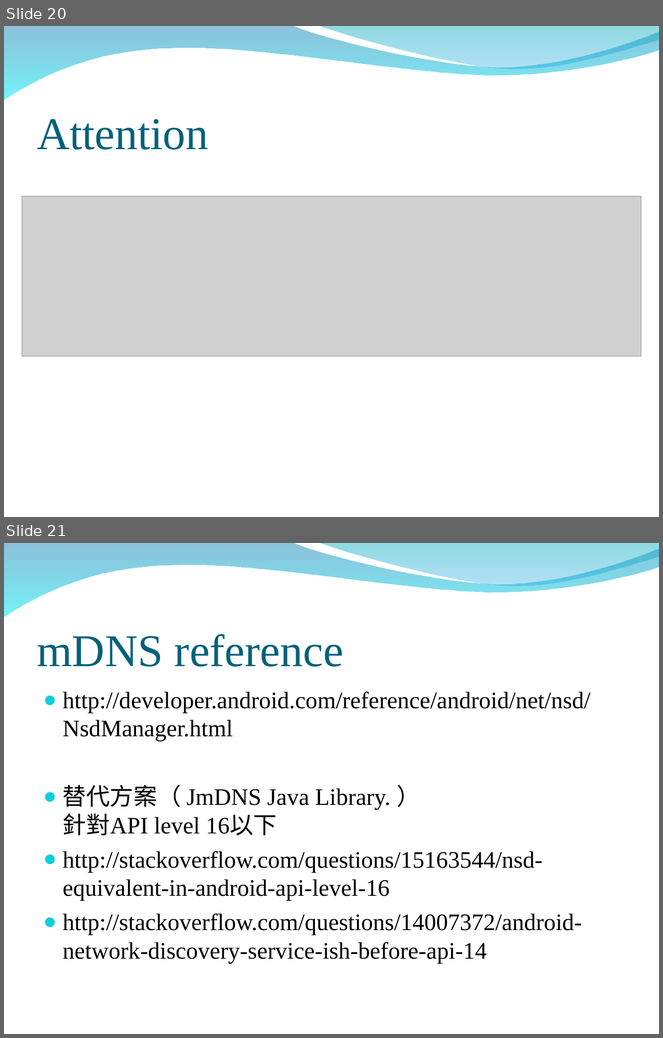
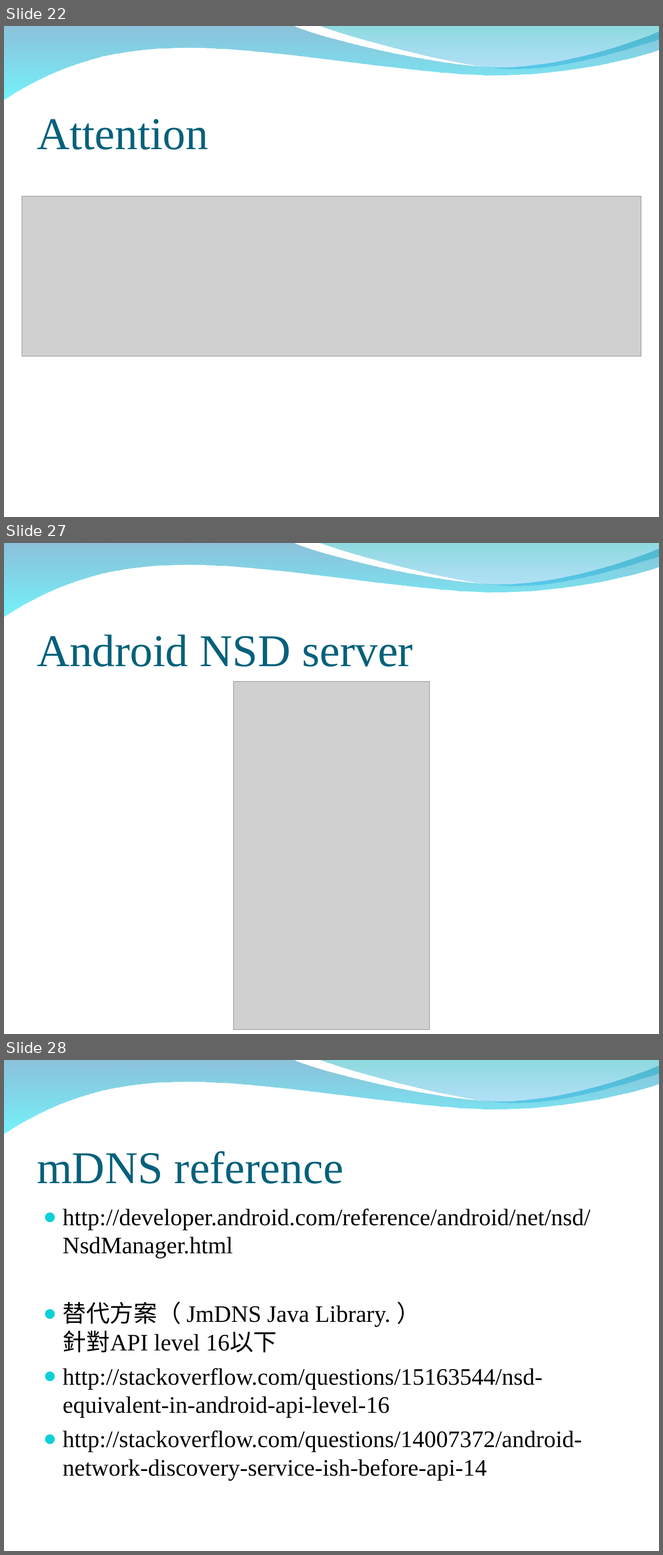
Before and after one commit to peter279k/regular_meeting, a slide deck: mDNS.ppt. Shown one above the other, each under a label of ours: slides 20 and 21 before the commit, slides 22, 27 and 28 after it; the slides between them are not shown. The pictures are 663x1038 and 663x1555 pixels, drawn with LibreOffice and Linux fonts; fonts in the diff are those of the drawing; grey boxes stand for pictures; background and template pictures are left out. Boxes give left, top, right and bottom in pixels: in the first picture for what was removed or moved away, otherwise in the second. Text is boxed around its words. In the diff, an @@ line names an element or a change of style, - is before the commit and + after.

```diff
--- a/mDNS.ppt
+++ b/mDNS.ppt
@@ slide 27 added at [4,543,659,1034], background picture (left out); not listed: 2 template elements that a slide beside it also shows @@
@@ title added at [37,635,413,667], 50 pt, text #04617B @@
+Android NSD server
@@ picture added at [234,682,430,1030] @@
@@ what was slide 20 is now slide 22 @@
@@ what was slide 21 is now slide 28 @@
```
Also in this commit, not shown: 6 other slides added, 49 other files.
